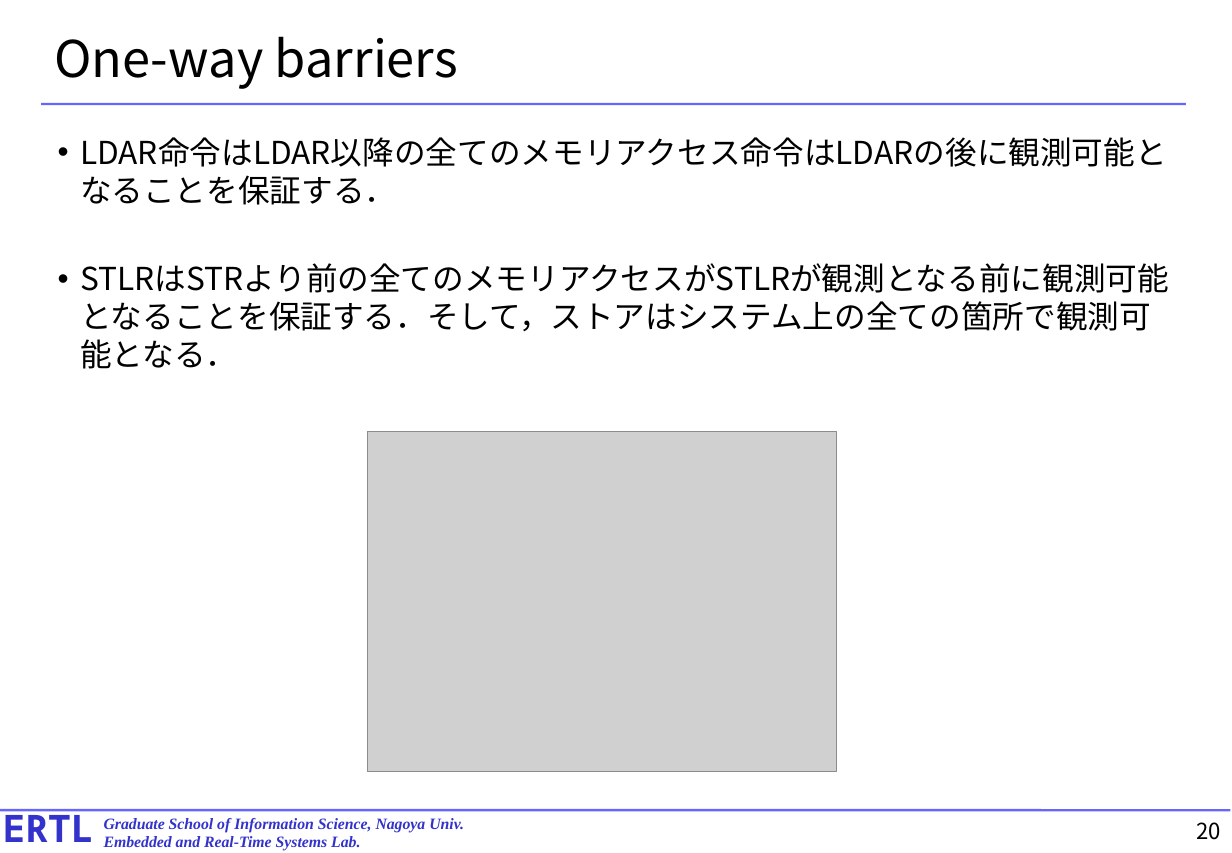
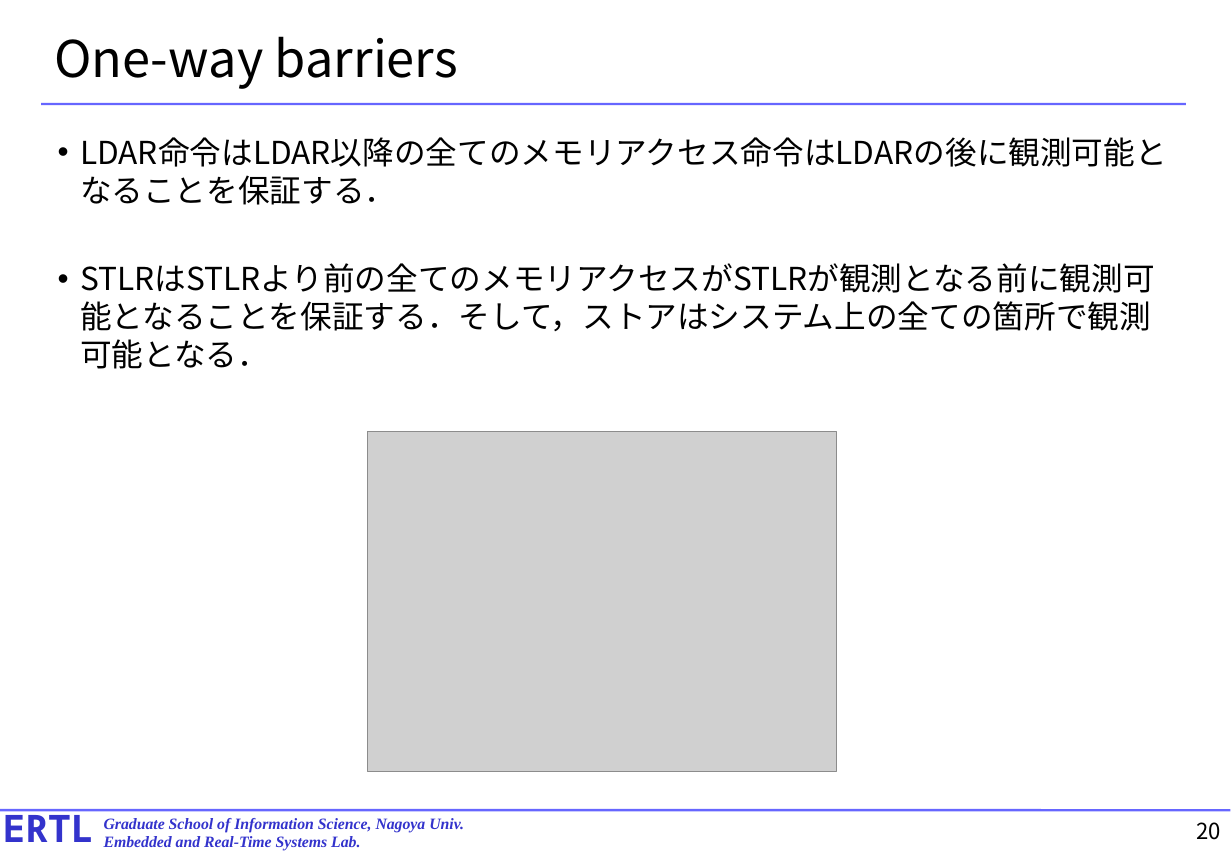
Before and after one commit to exshonda/arm64_basic, a slide deck: slide 20 of text/11.chapter13.pptx. Drawn at 1232x853 pixels with LibreOffice and Linux fonts; fonts in the diff are those of the drawing; grey boxes stand for pictures. Boxes give left, top, right and bottom in pixels: in the first picture for what was removed or moved away, otherwise in the second. Text is boxed around its words. In the diff, an @@ line names an element or a change of style, - is before the commit and + after.

```diff
--- a/text/11.chapter13.pptx
+++ b/text/11.chapter13.pptx
@@ text at <box>80,301,1151,369</box>: text changed @@
-• STLRはSTRより前の全てのメモリアクセスがSTLRが観測となる前に観測可能となることを保証する．そして，ストアはシステム上の全ての箇所で観測可能となる．
+• STLRはSTLRより前の全てのメモリアクセスがSTLRが観測となる前に観測可能となることを保証する．そして，ストアはシステム上の全ての箇所で観測可能となる．
```
Also in this commit, not shown: 5 other slides changed, 1 other file.
